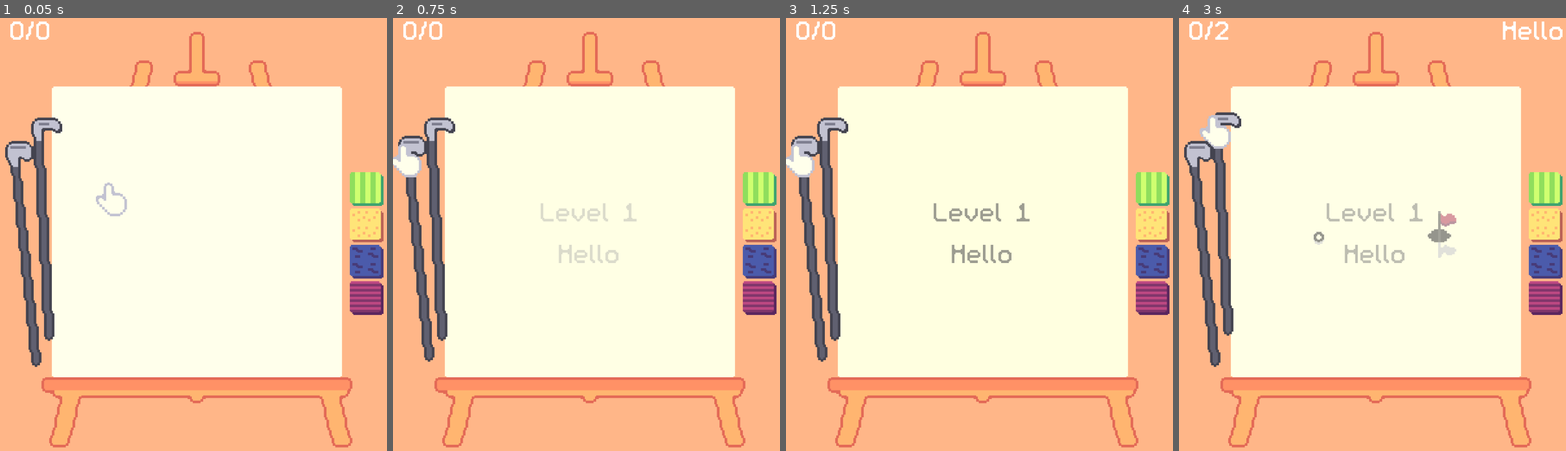
Above: before the commit, frames 1-4 (left to right).
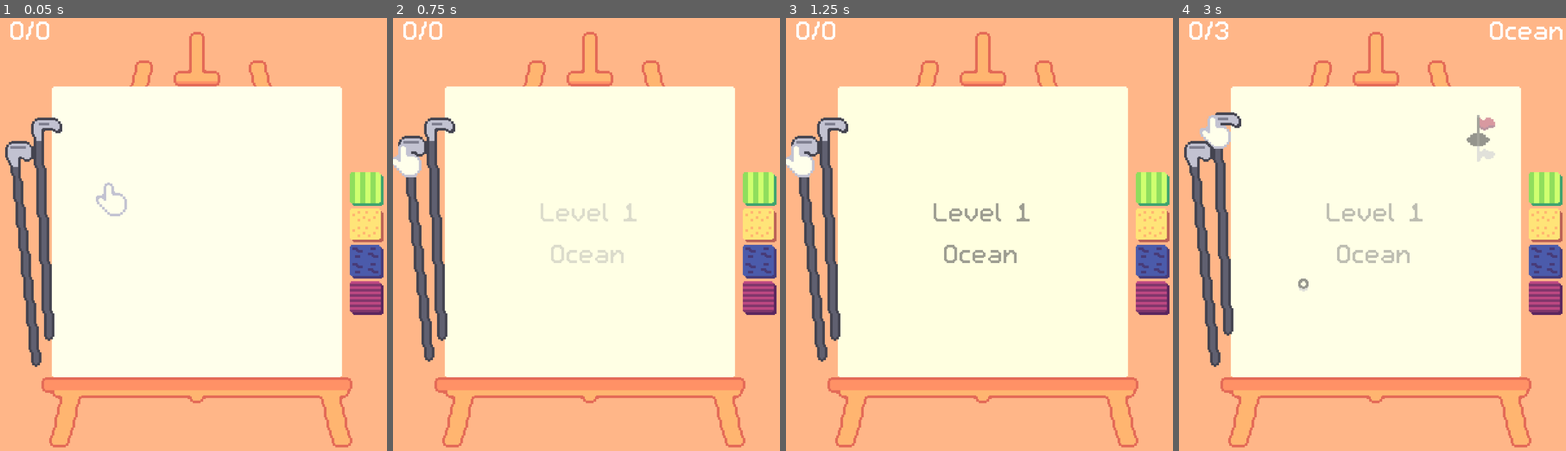
Above: after the commit, the same moments.

Repository: Pojemnik/golfech
Game: Godot game, scene res://scenes/main.tscn
Same seed, same stepped clock (60 frames per second), same inputs: the game is played once before the commit and once after it.
Inputs (mouse positions are in pixels of both pictures, inside the frame that each line leads up to):
- Up to frame 1 (0.05 s): no input
- Up to frame 2 (0.75 s): click (420, 251) at 0.5 s
- Up to frame 3 (1.25 s): no input
- Up to frame 4 (3 s): click (1225, 221) at 1.25 s; click (1206, 251) at 2 s; click (1225, 221) at 2.75 s

Frame 1 is identical in both runs. In frame 2, 0.3% of the frame differs, in the area x 40-60%, y 52-57%; in frame 3, 0.4%; in frame 4, 1.5%, in the area x 9-100%, y 0-64%.

Commit message:
Add water particles

Diff:
--- a/scenes/level_complete.tscn
+++ b/scenes/level_complete.tscn
@@ -1,6 +1,6 @@
 [gd_scene load_steps=6 format=3 uid="uid://de1vyy5bjy5r6"]
 
-[ext_resource type="Script" uid="uid://bmv70qk2ovd15" path="res://scenes/level_complete.gd" id="1_2e2w2"]
+[ext_resource type="Script" uid="uid://bmv70qk2ovd15" path="res://scripts/level_complete.gd" id="1_2e2w2"]
 [ext_resource type="Shader" uid="uid://diq3nytyo0g6r" path="res://scenes/label.gdshader" id="1_4x1ak"]
 [ext_resource type="FontFile" uid="uid://nbruq80r2xme" path="res://m5x7.ttf" id="2_2e2w2"]
 
--- a/scenes/main.tscn
+++ b/scenes/main.tscn
@@ -15,14 +15,14 @@
 [ext_resource type="Resource" uid="uid://uxo1ccn85mqg" path="res://level_data/level_dog.tres" id="7_choun"]
 [ext_resource type="Script" uid="uid://b7b5aswqoe1vu" path="res://scripts/tools.gd" id="7_o6xl0"]
 [ext_resource type="Shader" uid="uid://diq3nytyo0g6r" path="res://scenes/label.gdshader" id="11_0ld40"]
-[ext_resource type="Script" path="res://scenes/ui_viewport.gd" id="11_gqmmt"]
+[ext_resource type="Script" uid="uid://bgv67k1wrjs52" path="res://scripts/ui_viewport.gd" id="11_gqmmt"]
 [ext_resource type="Texture2D" uid="uid://bokutfbfm2gd1" path="res://ase/easel.png" id="11_ya4ey"]
 [ext_resource type="PackedScene" uid="uid://de1vyy5bjy5r6" path="res://scenes/level_complete.tscn" id="11_yc10j"]
 [ext_resource type="FontFile" uid="uid://nbruq80r2xme" path="res://m5x7.ttf" id="12_0ld40"]
 [ext_resource type="Texture2D" uid="uid://cabhpl2exoi3s" path="res://tex/driver.png" id="12_trceg"]
-[ext_resource type="Script" path="res://scenes/sub_viewport.gd" id="12_yc10j"]
+[ext_resource type="Script" uid="uid://bw0qt1recwgpl" path="res://scripts/sub_viewport.gd" id="12_yc10j"]
 [ext_resource type="Texture2D" uid="uid://c2dos2y4jb1ep" path="res://tex/driver_selected.png" id="13_a8y0u"]
-[ext_resource type="Script" uid="uid://dbrpw63o7glhx" path="res://scenes/hit_counter.gd" id="13_gqmmt"]
+[ext_resource type="Script" uid="uid://dbrpw63o7glhx" path="res://scripts/hit_counter.gd" id="13_gqmmt"]
 [ext_resource type="Texture2D" uid="uid://2sfmfusnwfqk" path="res://tex/chipper.png" id="13_jkv2x"]
 [ext_resource type="Texture2D" uid="uid://d2xsat0wfcqm4" path="res://tex/chipper_selected.png" id="14_jbj1t"]
 [ext_resource type="Resource" uid="uid://cfmgehiwxq6n2" path="res://level_data/level_house.tres" id="15_yq6so"]
@@ -36,7 +36,7 @@
 [ext_resource type="BitMap" uid="uid://bvjx1vxqls3xu" path="res://tex/driver-mask.bmp" id="26_5q0nq"]
 [ext_resource type="BitMap" uid="uid://dyfyj6xocg4ws" path="res://tex/chipper_mask.bmp" id="29_dgi5k"]
 [ext_resource type="Texture2D" uid="uid://daqgkqaukqkc2" path="res://tex/cursor.png" id="36_kmb1v"]
-[ext_resource type="Script" path="res://scenes/cursor.gd" id="37_fuf3a"]
+[ext_resource type="Script" uid="uid://cq27rvboethb2" path="res://scripts/cursor.gd" id="37_fuf3a"]
 
 [sub_resource type="ShaderMaterial" id="ShaderMaterial_choun"]
 shader = ExtResource("1_0xm2m")
@@ -152,7 +152,7 @@
 size = Vector2i(112, 112)
 render_target_update_mode = 4
 script = ExtResource("2_h2yge")
-levels = Array[ExtResource("3_tbgi4")]([ExtResource("6_og1vs"), ExtResource("7_2wyq8"), ExtResource("6_85g3d"), ExtResource("15_yq6so"), ExtResource("6_vxglm"), ExtResource("18_qkpxi"), ExtResource …(208 unchanged characters)…
+levels = Array[ExtResource("3_tbgi4")]([ExtResource("6_vxglm"), ExtResource("6_og1vs"), ExtResource("7_2wyq8"), ExtResource("6_85g3d"), ExtResource("15_yq6so"), ExtResource("18_qkpxi"), ExtResource …(208 unchanged characters)…
 
 [node name="ColorRect" type="ColorRect" parent="SubViewportContainer/SubViewport"]
 offset_right = 112.0
--- /dev/null
+++ b/scenes/splash_particles.tscn
@@ -0,0 +1,39 @@
+[gd_scene load_steps=7 format=3 uid="uid://0ne6u08nopav"]
+
+[ext_resource type="Script" uid="uid://daew5c7rqpabk" path="res://scripts/splash_particles.gd" id="1_mhpbq"]
+
+[sub_resource type="Gradient" id="Gradient_eew57"]
+offsets = PackedFloat32Array(0)
+colors = PackedColorArray(0.34509805, 0.54901963, 1, 0.7372549)
+
+[sub_resource type="GradientTexture1D" id="GradientTexture1D_jj7gd"]
+gradient = SubResource("Gradient_eew57")
+width = 1
+
+[sub_resource type="Curve" id="Curve_eew57"]
+_data = [Vector2(0, 1), 0.0, 0.0, 0, 0, Vector2(1, 0.34839112), 0.0, 0.0, 0, 0]
+point_count = 2
+
+[sub_resource type="CurveTexture" id="CurveTexture_jj7gd"]
+curve = SubResource("Curve_eew57")
+
+[sub_resource type="ParticleProcessMaterial" id="ParticleProcessMaterial_fwo8l"]
+particle_flag_disable_z = true
+direction = Vector3(0, -1, 0)
+spread = 30.0
+initial_velocity_min = 25.0
+initial_velocity_max = 50.0
+gravity = Vector3(0, 100, 0)
+scale_curve = SubResource("CurveTexture_jj7gd")
+
+[node name="SplashParticles" type="GPUParticles2D"]
+emitting = false
+amount = 10
+texture = SubResource("GradientTexture1D_jj7gd")
+lifetime = 0.6
+one_shot = true
+explosiveness = 1.0
+process_material = SubResource("ParticleProcessMaterial_fwo8l")
+script = ExtResource("1_mhpbq")
+
+[connection signal="finished" from="." to="." method="_on_finished"]
--- a/scenes/water.tscn
+++ b/scenes/water.tscn
@@ -1,12 +1,14 @@
-[gd_scene load_steps=4 format=3 uid="uid://dbdteh5tvv4sh"]
+[gd_scene load_steps=5 format=3 uid="uid://dbdteh5tvv4sh"]
 
 [ext_resource type="Script" uid="uid://digcmhtjwatr2" path="res://scripts/water.gd" id="1_bdk6y"]
+[ext_resource type="PackedScene" uid="uid://0ne6u08nopav" path="res://scenes/splash_particles.tscn" id="2_p1n2c"]
 [ext_resource type="AudioStream" uid="uid://ciidqeq2vmxbs" path="res://sound/water_plum.wav" id="2_s3811"]
 
 [sub_resource type="RectangleShape2D" id="RectangleShape2D_i2arf"]
 
 [node name="Water" type="Area2D" groups=["water"]]
 script = ExtResource("1_bdk6y")
+splash_particles = ExtResource("2_p1n2c")
 
 [node name="CollisionShape2D" type="CollisionShape2D" parent="."]
 shape = SubResource("RectangleShape2D_i2arf")
--- /dev/null
+++ b/scripts/splash_particles.gd
@@ -0,0 +1,10 @@
+extends GPUParticles2D
+
+
+func _ready() -> void:
+	emitting = true;
+
+
+func _on_finished() -> void:
+	print("Destroy particles");
+	queue_free();
--- a/scripts/water.gd
+++ b/scripts/water.gd
@@ -1,6 +1,11 @@
 extends Area2D
+
+@export var splash_particles: PackedScene;
 
 func _on_body_entered(body: Node2D) -> void:
 	if body.is_in_group("ball"):
 		$AudioStreamPlayerWaterPlum.play()
 		body.respawn()
+		var instance = splash_particles.instantiate();
+		add_child(instance);
+		instance.global_position = body.global_position;
Renamed: scenes/cursor.gd -> scripts/cursor.gd
Renamed: scenes/cursor.gd.uid -> scripts/cursor.gd.uid
Renamed: scenes/hit_counter.gd -> scripts/hit_counter.gd
Renamed: scenes/hit_counter.gd.uid -> scripts/hit_counter.gd.uid
Renamed: scenes/level_complete.gd -> scripts/level_complete.gd
Renamed: scenes/level_complete.gd.uid -> scripts/level_complete.gd.uid
Not shown, added: scripts/splash_particles.gd.uid
Renamed: scenes/sub_viewport.gd -> scripts/sub_viewport.gd
Renamed: scenes/sub_viewport.gd.uid -> scripts/sub_viewport.gd.uid
Renamed: scenes/ui_viewport.gd -> scripts/ui_viewport.gd
Renamed: scenes/ui_viewport.gd.uid -> scripts/ui_viewport.gd.uid
